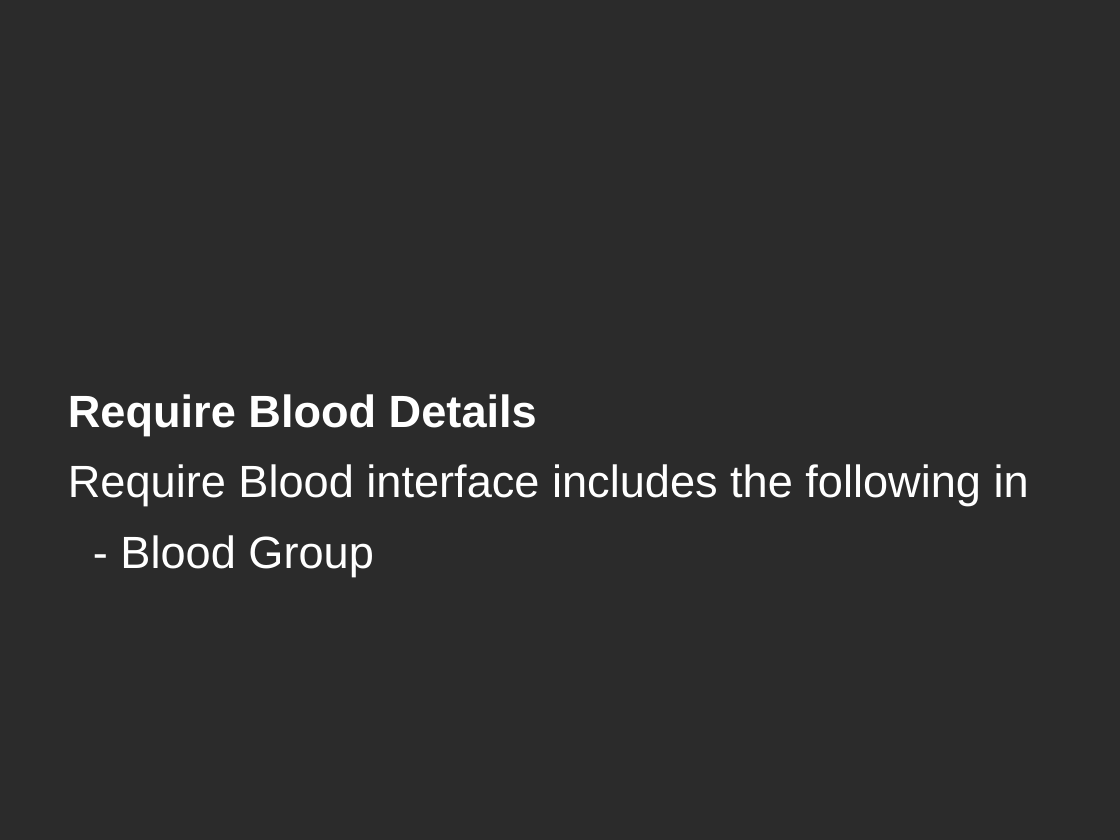
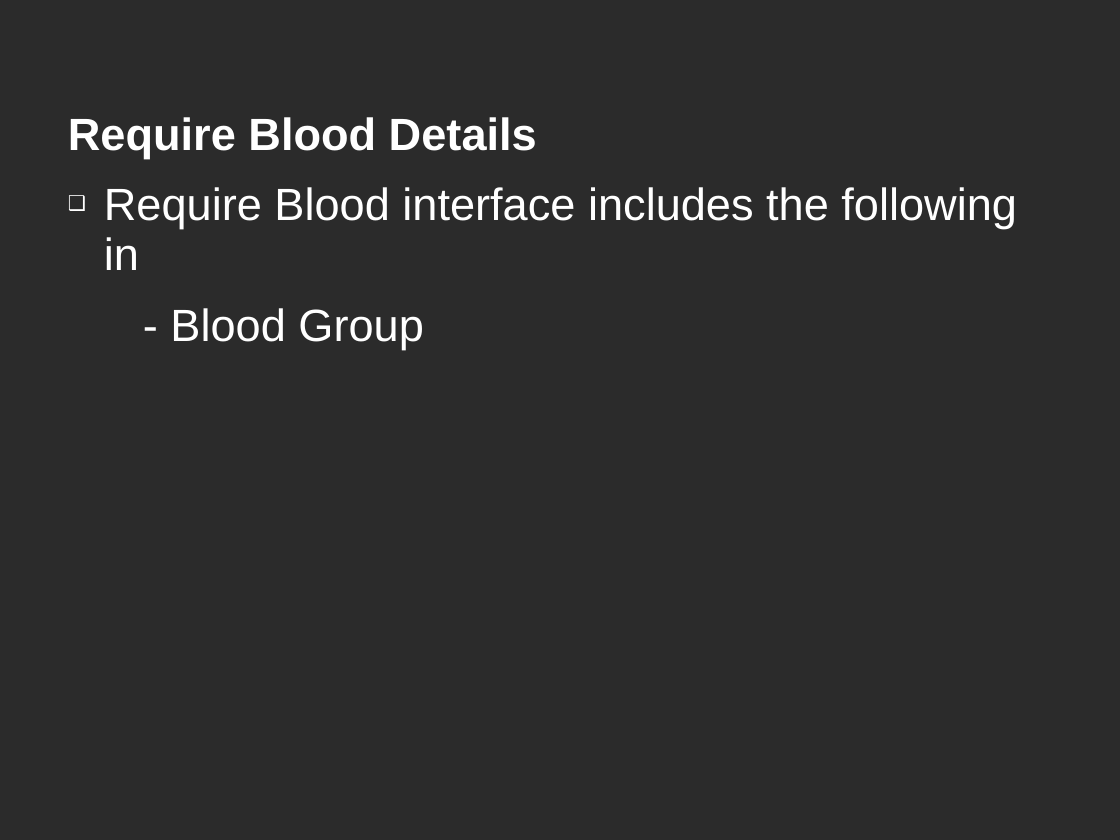
Before and after one commit to sahitya4/Miniproject, a slide deck: slide 8 of miniproject.ppt (slide 9 before the commit). Drawn at 1120x840 pixels with LibreOffice and Linux fonts; fonts in the diff are those of the drawing; background and template pictures are left out; a plain dark background stands for a picture behind light text. Boxes give left, top, right and bottom in pixels: in the first picture for what was removed or moved away, otherwise in the second. Text is boxed around its words. In the diff, an @@ line names an element or a change of style, - is before the commit and + after.

```diff
--- a/miniproject.ppt
+++ b/miniproject.ppt
@@ text "Require Blood Details" moved from (x1=68, y1=394, x2=1029, y2=576) to (x1=68, y1=117, x2=1017, y2=349) @@
@@ text at (x1=104, y1=187, x2=1017, y2=270): bullet none to ❑ @@
```
Also in this commit, not shown: 10 other slides changed, 1 slide removed.
